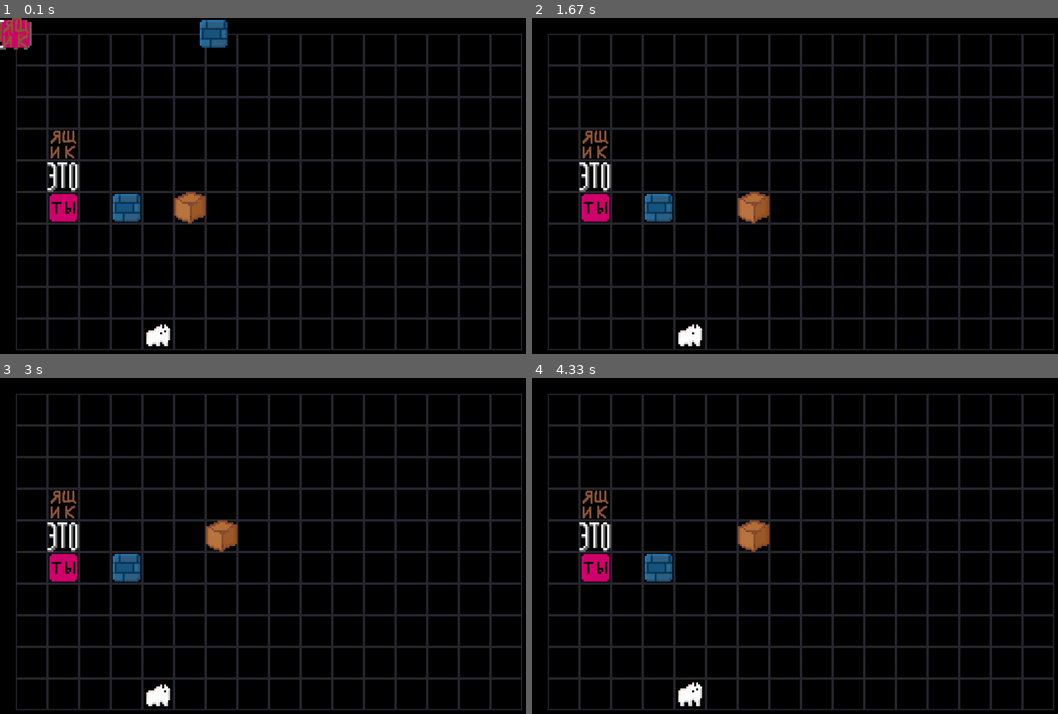
Above: before the commit, frames 1-4 (two rows, left to right).
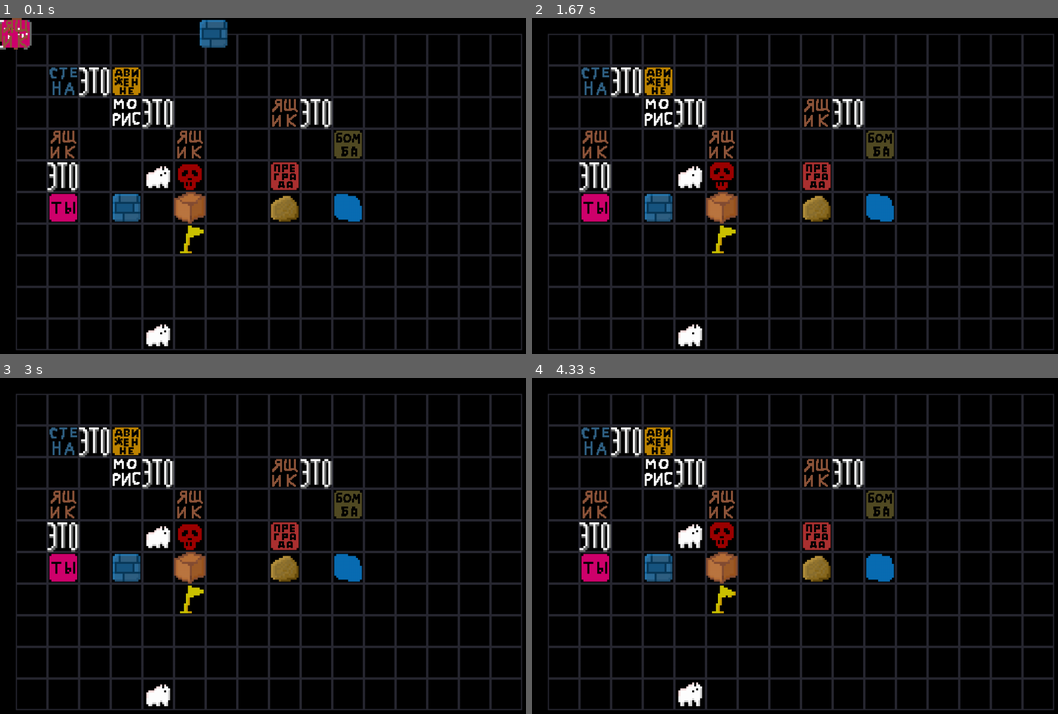
Above: after the commit, the same moments.

Repository: DIVERSIUMx/pygame-project
Game: pygame game, started from main.py
Same seed, same stepped clock (60 frames per second), same inputs: the game is played once before the commit and once after it.
Inputs:
- Up to frame 1 (0.1 s): no input
- Up to frame 2 (1.67 s): hold Z 0.33-0.8 s; hold D 0.33-0.8 s; tap Z at 0.83 s
- Up to frame 3 (3 s): hold W 1.67-2.13 s; tap Z at 1.73, 2.03 s
- Up to frame 4 (4.33 s): no input

The runs differ from the first frame. In frame 1, 4.1% of the frame differs, in the area x 0-69%, y 0-71%; in frame 2, 5.0%; in frame 3, 5.0%; in frame 4, 5.0%, in the area x 9-69%, y 14-71%.

Commit message:
undo system added!

Diff:
--- a/Rules_and_blocks.py
+++ b/Rules_and_blocks.py
@@ -96,6 +96,7 @@
             for x, cell in enumerate(row):
                 for i in range(len(cell)):
                     if cell[i].name == first_name.capitalize():
+                        board.history_items[-1][0].append((cell[i], x, y))
                         cell[i].die(x * board.cell_size + board.left,
                                     y * board.cell_size + board.top)
                         cell[i] = globals()[f"{finish_name}"]
@@ -104,6 +105,7 @@
                         sprite.rect.y = y * board.cell_size + board.top
                         board.sprites[cell[i].sprite.filename, x * board.cell_size +
                                       board.left, y * board.cell_size + board.top] = sprite
+                        board.history_items[-1][1].append((cell[i], x, y))
     # elif first_name == 'moris':
     #     flag_moris = False
     #     x, y = finish_cord
--- a/main.py
+++ b/main.py
@@ -50,7 +50,7 @@
 if __name__ == "__main__":
     sup = ItemSprite("test", load_image("wall.png"))
     sup.rect.x = 500
-    # test(board)
+    test(board)
     pygame.init()
     start_level("test3")
     # Rules_and_blocks.get_rules()
@@ -65,8 +65,8 @@
             if event.type == pygame.QUIT:
                 running = False
             elif not FROZE[0] and event.type == pygame.KEYDOWN:
-                if event.key == pygame.K_k:
-                    sup.die()
+                if event.key == pygame.K_z:
+                    board.undo()
                 print(
                     items.wall.get_rules(),
                     "wall", "\n",
--- a/sprites.py
+++ b/sprites.py
@@ -13,6 +13,16 @@
         return pygame.image.load(path)
     else:
         return pygame.image.load(os.path.join("data", "sprite", "ohno.png"))
+
+
+class QuiteCopy:
+    def __init__(self, cls, *args, **kwargs):
+        self.copy_class = cls
+        self.args = args
+        self.kwargs = kwargs
+
+    def copy(self):
+        return self.copy_class(*self.args, **self.kwargs)
 
 
 class ItemSprite(pygame.sprite.Sprite):
@@ -59,6 +69,9 @@
     def copy(self):
         return ItemSprite(self.filename, self.im, self.colums, self.rows)
 
+    def q_copy(self):
+        return QuiteCopy(ItemSprite,  self.filename, self.im, self.colums, self.rows)
+
     def move(self, pos):
         global FROZE
         self.move_stage = 0
--- a/tric.py
+++ b/tric.py
@@ -22,6 +22,9 @@
 
 
 class MainBoard:
+    # (удаленные предметы, добавленные)
+    history_items: list[tuple[list, list]] = []
+
     check_poses: list[tuple[int, int]] = []
     move_sprites: list = []
     intereaction: list = []
@@ -72,7 +75,27 @@
 
         self.move(you_go_delta)
 
+    def undo(self):
+        if len(self.history_items) != 0:
+            from Rules_and_blocks import ActiveBlocks, search_for_rules
+            self.intereaction = []
+            for deleted in self.history_items[-1][0]:
+                self.board[deleted[2]][deleted[1]].append(deleted[0])
+                if isinstance(deleted[0], ActiveBlocks):
+                    self.intereaction.append(
+                        (deleted[0], (deleted[1], deleted[2])))
+            for added in self.history_items[-1][1]:
+                self.board[added[2]][added[1]].remove(added[0])
+
+            if self.intereaction:
+                search_for_rules(self.intereaction, self.board)
+            self.history_items.pop(-1)
+            for sprite in item_sprites:
+                sprite.kill()
+            self.generate_sprites()
+
     def move(self, you_go_delta):
+        self.history_items.append(([], []))
         self.move_sprites = []
         self.check_poses = []
         from Rules_and_blocks import search_for_rules
@@ -93,25 +116,41 @@
             self.sprites[data[0]].move(data[0][1:])
             if data[1] in self.sprites and data[1] not in list(map(lambda f: f[0], self.move_sprites)):
                 self.sprites.pop(data[1])
-                # cur_sp.pop(data[1])
-
-        for i, (x, y) in enumerate(self.check_poses):
-            rm_indexes = []
-            for item in self.new_board[y][x]:
-                if item.sink and (len(self.new_board[y][x]) > 1):
-                    for item in self.new_board[y][x]:
+
+        if len(self.check_poses) == 0:
+            self.history_items.pop(-1)
+        else:
+            for i, (x, y) in enumerate(self.check_poses):
+                exists = set()
+                rm_indexes = []
+                for item in self.new_board[y][x]:
+                    if item not in exists:
+                        exists.add(item)
+                    else:
+                        self.history_items[-1][0].append((item, x, y))
+                        rm_indexes.append(i - len(rm_indexes))
+                        continue
+                    if item.sink and (len(self.new_board[y][x]) > 1):
+                        for item in self.new_board[y][x]:
+                            if item in list(map(lambda f: f[1], self.history_items[-1][1])):
+                                self.history_items[-1][1].remove((item, x, y))
+                            else:
+                                self.history_items[-1][1].append((item, x, y))
+                            item.die(x * self.cell_size + self.left,
+                                     y * self.cell_size + self.top)
+                        self.new_board[y][x] = []
+                        break
+                    elif item.weak:
+                        if item in list(map(lambda f: f[1], self.history_items[-1][1])):
+                            self.history_items[-1][1].remove((item, x, y))
+                        else:
+                            self.history_items[-1][1].append((item, x, y))
                         item.die(x * self.cell_size + self.left,
                                  y * self.cell_size + self.top)
-                    self.new_board[y][x] = []
-                    break
-                elif item.weak:
-                    item.die(x * self.cell_size + self.left,
-                             y * self.cell_size + self.top)
-                    rm_indexes.append(i - len(rm_indexes))
-            else:
-                for i in rm_indexes:
-                    self.new_board[y][x].pop(i)
-            self.new_board[y][x] = list(set(self.new_board[y][x]))
+                        rm_indexes.append(i - len(rm_indexes))
+                else:
+                    for i in rm_indexes:
+                        self.new_board[y][x].pop(i)
 
         self.board = self.new_board
         if self.intereaction:
@@ -120,19 +159,18 @@
         for sprite in item_sprites.sprites():
             if sprite not in self.sprites.values():
                 sprite.kill()
+        print(self.history_items[-1])
 
     def generate_sprites(self):
+        self.sprites = {}
         for y, row in enumerate(self.board):
             for x, cell in enumerate(row):
                 for item in cell:
-                    try:
-                        sprite = item.sprite.copy()
-                        sprite.rect.x = x * self.cell_size + self.left
-                        sprite.rect.y = y * self.cell_size + self.top
-                        self.sprites[(sprite.filename, sprite.rect.x,
-                                      sprite.rect.y)] = sprite
-                    except:
-                        ...
+                    sprite = item.sprite.copy()
+                    sprite.rect.x = x * self.cell_size + self.left
+                    sprite.rect.y = y * self.cell_size + self.top
+                    self.sprites[(sprite.filename, sprite.rect.x,
+                                  sprite.rect.y)] = sprite
 
 
 class Item(object):
@@ -187,6 +225,8 @@
             return True
 
     def step(self, old, new):
+        self.board.history_items[-1][0].append((self, *old))
+        self.board.history_items[-1][1].append((self, *new))
         self.board.check_poses.append(new)
         self.board.move_sprites.append(((self.sprite.filename, new[0] * 80 + self.board.left, new[1] * 80 + self.board.top), (
             self.sprite.filename, old[0] * 80 + self.board.left, old[1] * 80 + self.board.top)))
